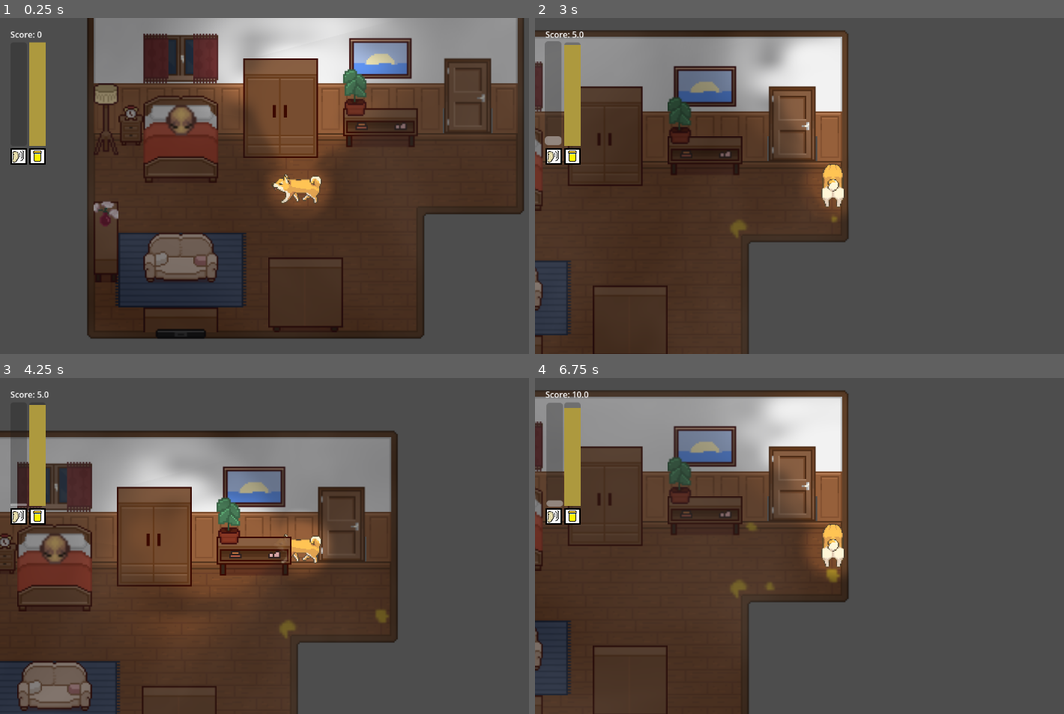
Above: before the commit, frames 1-4 (two rows, left to right).
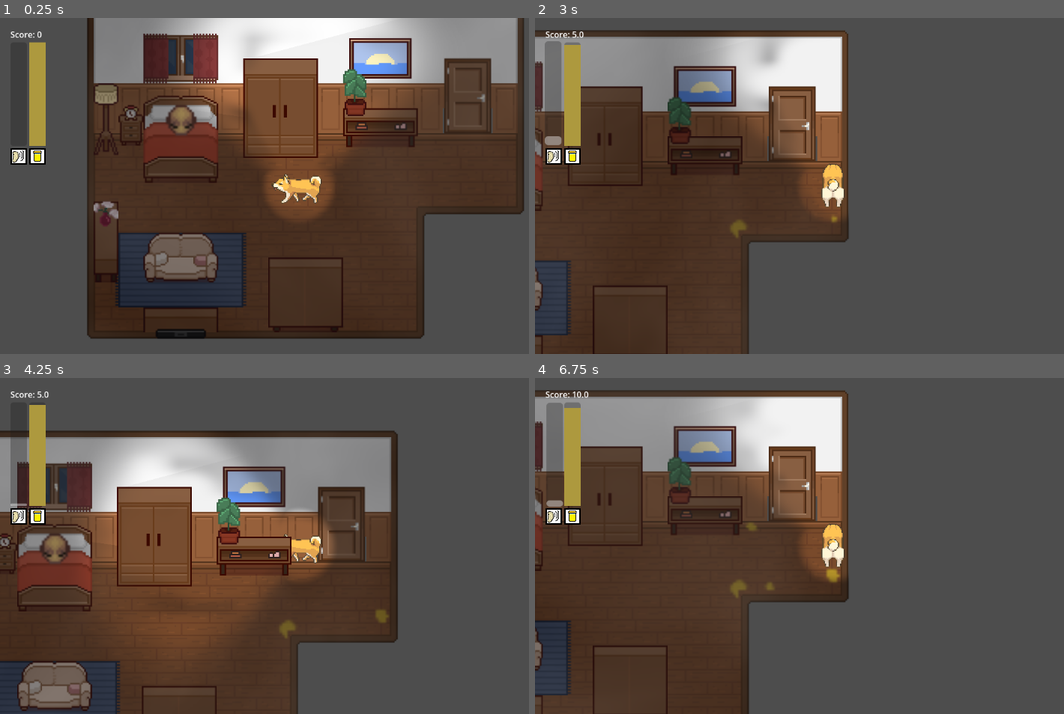
Above: after the commit, the same moments.

Repository: ethantheb/jammers
Game: Godot game, scene res://scenes/bedroom.tscn
Same seed, same stepped clock (60 frames per second), same inputs: the game is played once before the commit and once after it.
Inputs (mouse positions are in pixels of both pictures, inside the frame that each line leads up to):
- Up to frame 1 (0.25 s): no input
- Up to frame 2 (3 s): tap Enter at 0.5 s; move the mouse to (963, 169) at 0.52 s; hold Right (ui_right) 0.53-1.28 s; hold Q 0.53-1.28 s; click (963, 169) at 0.67 s; move the mouse to (714, 202) at 1.27 s; hold Down (ui_down) 1.28-2.03 s; tap P at 1.35, 2.85 s; tap Space at 2 s; move the mouse to (894, 112) at 2.02 s; hold Right (ui_right) 2.03-2.78 s; hold Q 2.03-2.78 s; move the mouse to (804, 253) at 2.77 s; hold Up (ui_up) from 2.78 s (still down); click (804, 253) at 2.92 s
- Up to frame 3 (4.25 s): move the mouse to (481, 596) at 3.52 s; release Up (ui_up) at 3.53 s; hold Left (ui_left) from 3.53 s (still down); hold Q from 3.53 s (still down)
- Up to frame 4 (6.75 s): move the mouse to (656, 495) at 4.27 s; release Q at 4.28 s; tap P at 4.35, 5.85 s; tap Enter at 5 s; move the mouse to (862, 546) at 5.02 s; release Left (ui_left) at 5.03 s; hold Down (ui_down) 5.03-5.78 s; hold Q 5.03-5.78 s; click (862, 546) at 5.17 s; move the mouse to (746, 462) at 5.77 s; hold Right (ui_right) 5.78-6.53 s; move the mouse to (963, 529) at 6.52 s; hold Up (ui_up) from 6.53 s (still down); hold Q from 6.53 s (still down)

The runs differ from the first frame. In frame 1, 6.0% of the frame differs, in the area x 32-79%, y 0-55%; in frame 2, 2.6%; in frame 3, 4.6%; in frame 4, 2.1%.

Commit message:
THE PISS IS BACK

Diff:
--- a/scenes/bedroom.tscn
+++ b/scenes/bedroom.tscn
@@ -21,8 +21,7 @@
 [ext_resource type="PackedScene" uid="uid://d38e623rurprd" path="res://scenes/owner.tscn" id="16_qquio"]
 [ext_resource type="PackedScene" uid="uid://jr50xyaas84c" path="res://scenes/test_level.tscn" id="18_cs7aj"]
 [ext_resource type="PackedScene" path="res://scenes/fog_overlay_v2.tscn" id="19_43jao"]
-[ext_resource type="PackedScene" path="res://scenes/piss_target.tscn" id="20_qquio"]
-[ext_resource type="PackedScene" path="res://scenes/piss_target.tscn" id="20_qquio"]
+[ext_resource type="PackedScene" uid="uid://cd5gq83df3iql" path="res://scenes/piss_target.tscn" id="20_qquio"]
 
 [sub_resource type="OccluderPolygon2D" id="OccluderPolygon2D_xyfub"]
 polygon = PackedVector2Array(67, 147, 65, 134, 67, 117, 68, 121, 67.6471, 130.175)
--- a/scripts/fog_overlay_v2.gd
+++ b/scripts/fog_overlay_v2.gd
@@ -154,6 +154,8 @@
 
 	_base_root = Node2D.new()
 	_base_root.name = "BaseWorldRoot"
+	# Match live-scene Y sorting so fog clones occlude behind furniture correctly.
+	_base_root.y_sort_enabled = true
 	_base_viewport.add_child(_base_root)
 	add_child(_base_viewport)
 
@@ -352,6 +354,18 @@
 		return true
 	return false
 
+func _should_disable_fog_tilemap_y_sort(ci: CanvasItem) -> bool:
+	if not (ci is TileMapLayer or ci is TileMap):
+		return false
+	var node_name := String(ci.name).to_lower()
+	return node_name == "mainbackground" or node_name == "floordecorations"
+
+func _is_floor_base_tilemap(ci: CanvasItem) -> bool:
+	if not (ci is TileMapLayer or ci is TileMap):
+		return false
+	var node_name := String(ci.name).to_lower()
+	return node_name == "mainbackground" or node_name == "floordecorations"
+
 func _is_enemy_visual(node: Node) -> bool:
 	var n := node
 	while n != null:
@@ -451,10 +465,23 @@
 		clone.z_index = source.z_index
 		clone.z_as_relative = source.z_as_relative
 		clone.y_sort_enabled = source.y_sort_enabled
+		if _should_disable_fog_tilemap_y_sort(source):
+			# Keep base floor tile layers stable in fog; keep furniture layers Y-sorted.
+			clone.y_sort_enabled = false
+		if _is_floor_base_tilemap(source):
+			# Keep base floor layers behind puddles/actors in the fog pass.
+			clone.z_index = mini(clone.z_index, -1)
+			clone.z_as_relative = false
 		if _is_sleeping_owner_sprite(source):
 			# Keep sleeping owner under bed covers in fog while still visible if uncovered.
 			clone.z_index = -1
 			clone.z_as_relative = false
+			clone.y_sort_enabled = false
+		elif _is_sleeping_owner_head_sprite(source):
+			# Keep sleeping owner head above covers in fog so the owner does not disappear.
+			clone.z_index = maxi(clone.z_index, 2)
+			clone.z_as_relative = false
+			clone.y_sort_enabled = false
 		clone.material = source.material
 		clone.texture_filter = source.texture_filter
 		clone.texture_repeat = source.texture_repeat
@@ -560,6 +587,19 @@
 	if sprite.animation != &"sleeping" and not String(sprite.animation).begins_with("sleep"):
 		return false
 	if sprite.name != "Body":
+		return false
+	var parent := sprite.get_parent()
+	if parent == null:
+		return false
+	return parent.name == "Owner"
+
+func _is_sleeping_owner_head_sprite(ci: CanvasItem) -> bool:
+	if not (ci is AnimatedSprite2D):
+		return false
+	var sprite := ci as AnimatedSprite2D
+	if sprite.animation != &"sleeping" and not String(sprite.animation).begins_with("sleep"):
+		return false
+	if sprite.name != "Head":
 		return false
 	var parent := sprite.get_parent()
 	if parent == null:
--- a/shaders/fog_of_war_v2.gdshader
+++ b/shaders/fog_of_war_v2.gdshader
@@ -177,8 +177,9 @@
 	float tint_amount = clamp(fog_tint_strength, 0.0, 1.0) * (0.45 + inverse_density * 0.55);
 	fogged_world = mix(fogged_world, fog_color.rgb, tint_amount);
 	vec3 world_rgb = mix(base_world.rgb, fogged_world, outside);
-	// Keep the overlay transparent inside the vision cone so live scene sorting remains authoritative.
-	float world_alpha = clamp(outside * base_world.a, 0.0, 1.0);
+	// Keep the overlay transparent near the cone interior to avoid base-clone bleed through occluders.
+	float outside_alpha = pow(clamp(outside, 0.0, 1.0), 5);
+	float world_alpha = clamp(outside_alpha * base_world.a, 0.0, 1.0);
 
 	vec2 blur_ofs = vec2(enemy_blur_radius_uv, enemy_blur_radius_uv);
 	vec4 enemy_blur = sample_enemy_blur(SCREEN_UV, blur_ofs);
Not shown: 1 places in scenes/bedroom.tscn that only renumber resources
